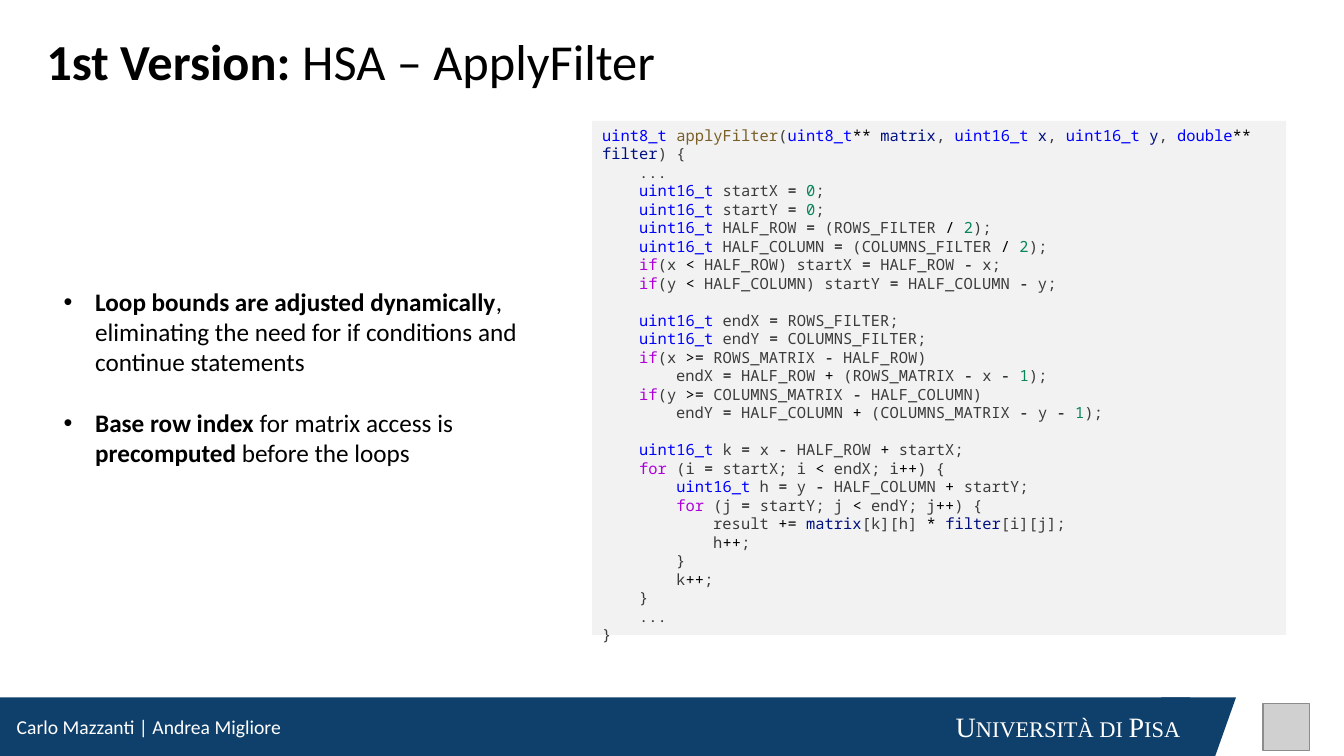
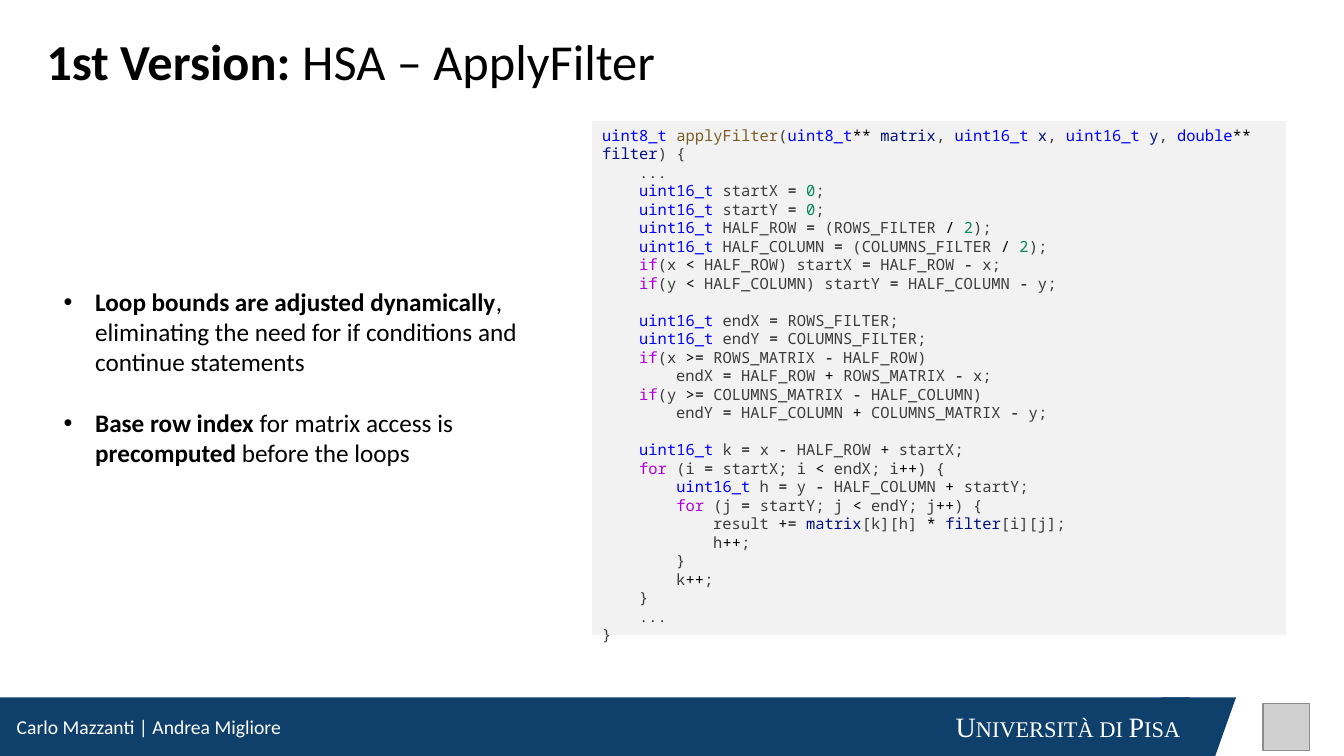
Before and after one commit to cmsilen/BidimensionalConvolution, a slide deck: slide 18 of BidimensionalConvolution_NEW.pptx. Drawn at 1344x756 pixels with LibreOffice and Linux fonts; fonts in the diff are those of the drawing; grey boxes stand for pictures. Boxes give left, top, right and bottom in pixels: in the first picture for what was removed or moved away, otherwise in the second. Text is boxed around its words. In the diff, an @@ line names an element or a change of style, - is before the commit and + after.

```diff
--- a/BidimensionalConvolution_NEW.pptx
+++ b/BidimensionalConvolution_NEW.pptx
@@ text in rectangle at [676, 369, 992, 384]: text changed @@
-endX = HALF_ROW + (ROWS_MATRIX - x - 1);
+endX = HALF_ROW + ROWS_MATRIX - x;
@@ text in rectangle at [676, 406, 1048, 422]: text changed @@
-endY = HALF_COLUMN + (COLUMNS_MATRIX - y - 1);
+endY = HALF_COLUMN + COLUMNS_MATRIX - y;
```
